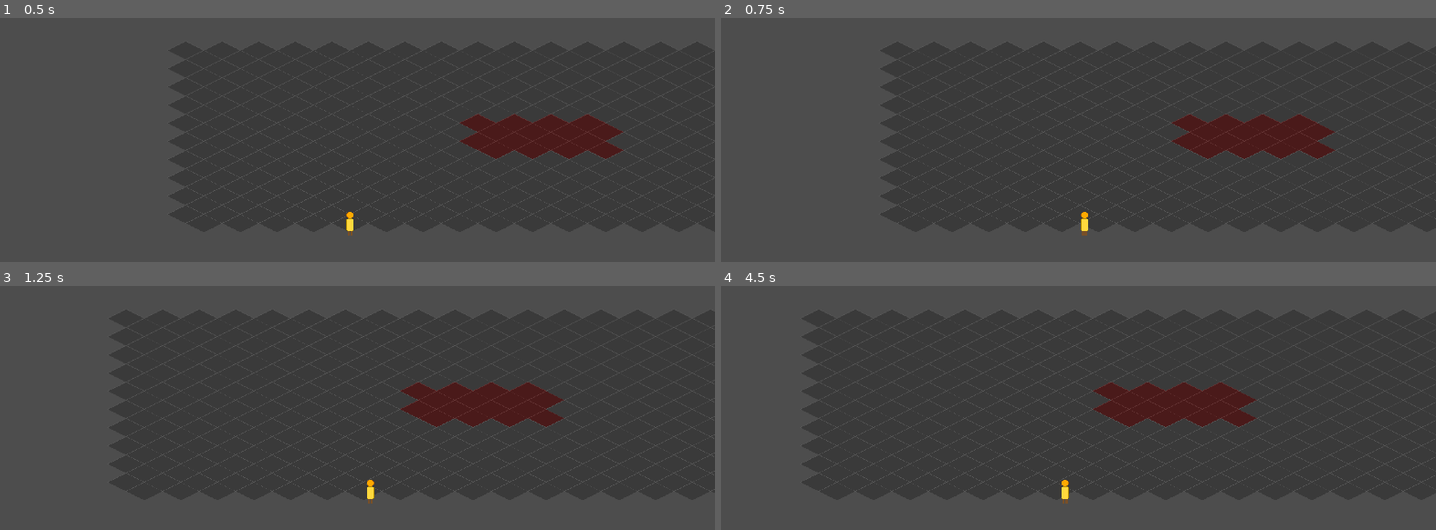
Above: before the commit, frames 1-4 (two rows, left to right).
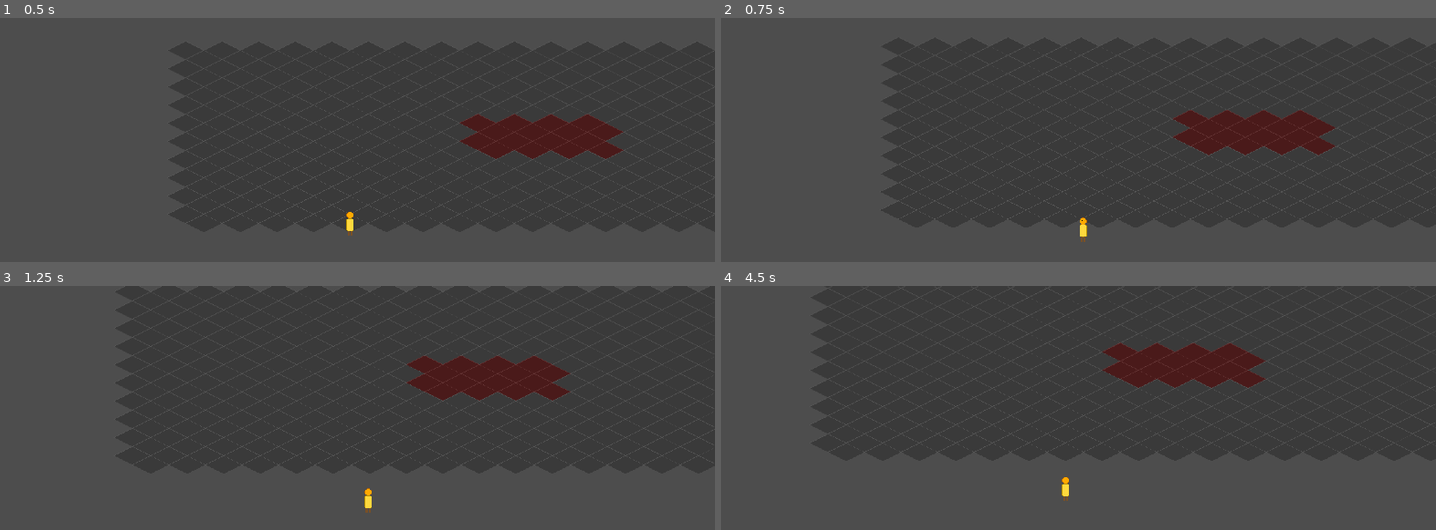
Above: after the commit, the same moments.

Repository: duancang8-ui/My-Game
Game: Godot game, scene res://src/scenes/world/test_world.tscn
The game is run twice, just before and just after one commit, with the same random seed, the same clock (stepped at 60 frames per second) and the same inputs.
Inputs (mouse positions are in pixels of both pictures, inside the frame that each line leads up to):
- Up to frame 1 (0.5 s): no input
- Up to frame 2 (0.75 s): tap Enter at 0.5 s; move the mouse to (1228, 203) at 0.52 s; hold D (move_right) from 0.53 s (still down); hold Shift from 0.53 s (still down); click (1228, 203) at 0.67 s
- Up to frame 3 (1.25 s): keep holding D (move_right); keep holding Shift
- Up to frame 4 (4.5 s): release D (move_right) at 1.25 s; release Shift at 1.25 s; drag from (921, 510) to (outside the picture) at 1.27 s; move the mouse to (1142, 400) at 2.02 s; hold D (move_right) 2.03-2.75 s; tap Ctrl at 2.1 s; drag from (outside the picture) to (849, 429) at 2.77 s; move the mouse to (outside the picture) at 3.52 s; hold A (move_left) 3.53-4.25 s; tap Alt at 3.6 s; drag from (849, 429) to (964, 388) at 4.27 s

Frame 1 is identical in both runs. In frame 2, 3.1% of the frame differs, in the area x 22-100%, y 9-92%; in frame 3, 6.5%; in frame 4, 7.4%, in the area x 12-100%, y 9-90%.

Commit message:
fix: apply isometric coordinate transform to Player movement (WASD by screen direction)
Co-authored-by: Cursor <cursoragent@cursor.com>

Diff:
--- a/src/scripts/player/player.gd
+++ b/src/scripts/player/player.gd
@@ -6,11 +6,23 @@
 
 @export var speed: float = 200.0  # 移动速度（像素/秒）
 
+# 等距视角的坐标修正矩阵（玩家输入方向 → 世界移动方向）
+# 在 2:1 等距下：屏幕"上"对应世界 (-1, -0.5)，屏幕"右"对应世界 (1, 0.5)
+const ISO_TRANSFORM: Transform2D = Transform2D(
+    Vector2(1.0, 0.5),    # x 轴（屏幕"右"）映射到世界
+    Vector2(-1.0, 0.5),   # y 轴（屏幕"下"）映射到世界
+    Vector2.ZERO
+)
+
 var _input: PlayerInput = PlayerInput.new()
 
 func calculate_velocity() -> Vector2:
     var direction: Vector2 = _input.get_move_direction()
-    return direction * speed
+    if direction.length() == 0.0:
+        return Vector2.ZERO
+    # 把玩家意图（直角方向）→ 等距视觉对应的世界方向
+    var iso_direction: Vector2 = (ISO_TRANSFORM * direction).normalized()
+    return iso_direction * speed
 
 func _physics_process(_delta: float) -> void:
     velocity = calculate_velocity()
--- a/tests/unit/test_player_movement.gd
+++ b/tests/unit/test_player_movement.gd
@@ -20,10 +20,11 @@
     var vel: Vector2 = player.calculate_velocity()
     assert_eq(vel, Vector2.ZERO, "无输入时速度为零")
 
-func test_calculate_velocity_right() -> void:
+func test_calculate_velocity_speed_magnitude() -> void:
+    # 等距变换后速度仍归一化为 speed
     Input.action_press("move_right")
     var vel: Vector2 = player.calculate_velocity()
-    assert_eq(vel, Vector2(200.0, 0.0), "按 D 时速度应为 (200, 0)")
+    assert_almost_eq(vel.length(), 200.0, 0.01, "单方向移动速度大小应等于 speed")
 
 func test_calculate_velocity_iso_diagonal_compensates() -> void:
     Input.action_press("move_up")
